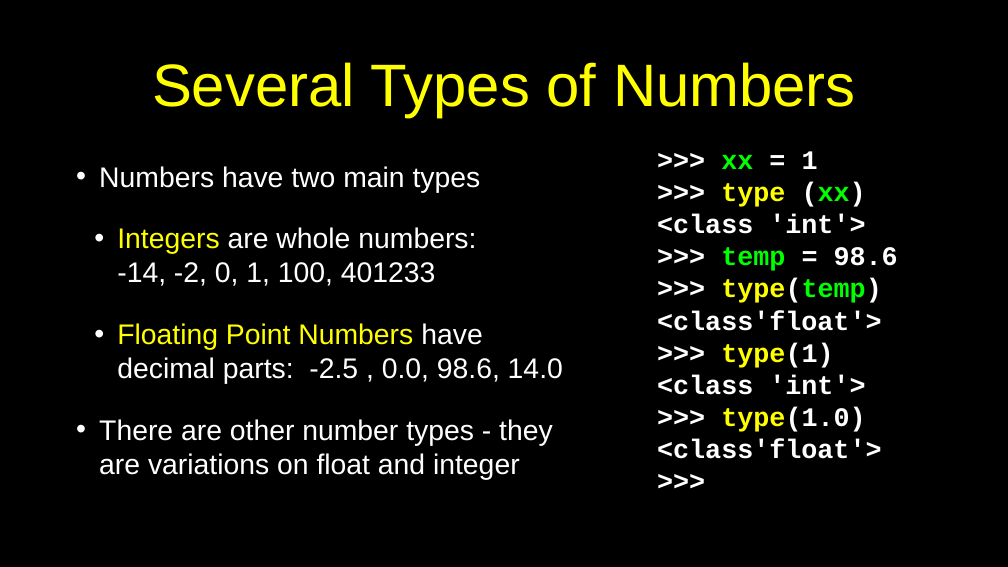
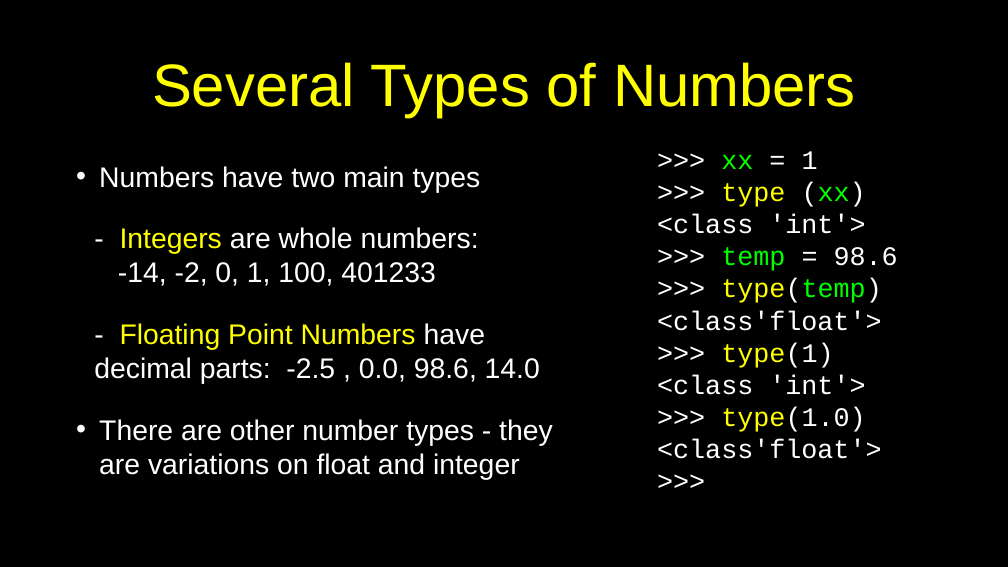
Before and after one commit to csev/py4e, a slide deck: slide 24 of lectures3/Pythonlearn-02-Expressions.pptx. Drawn at 1008x567 pixels with LibreOffice and Linux fonts; fonts in the diff are those of the drawing. Boxes give left, top, right and bottom in pixels: in the first picture for what was removed or moved away, otherwise in the second. Text is boxed around its words. In the diff, an @@ line names an element or a change of style, - is before the commit and + after.

```diff
--- a/lectures3/Pythonlearn-02-Expressions.pptx
+++ b/lectures3/Pythonlearn-02-Expressions.pptx
@@ text ">>> xx = 1" at <box>657,151,898,459</box>: bold off @@
@@ text at <box>94,227,540,384</box>: text changed @@
-  • Integers are whole numbers:
-    -14, -2, 0, 1, 100, 401233
-  • Floating Point Numbers have decimal parts: -2.5 , 0.0, 98.6, 14.0
+  - Integers are whole numbers:
+  -14, -2, 0, 1, 100, 401233
+  - Floating Point Numbers have decimal parts: -2.5 , 0.0, 98.6, 14.0
```
Also in this commit, not shown: 25 other slides changed, 1 slide added, 2 other files.
